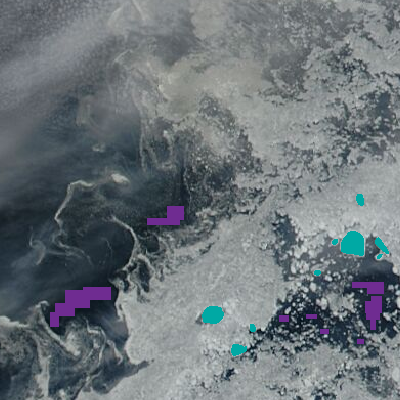
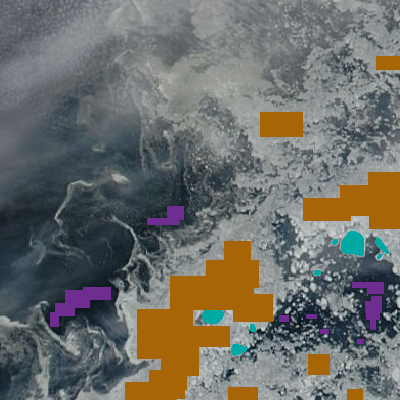
Comparing the layer stacks of the two 400px x 400px images. Changes:
added layer "ice samples" (2nd of 2) above "water samples" over left=125, top=56, right=400, bottom=400
